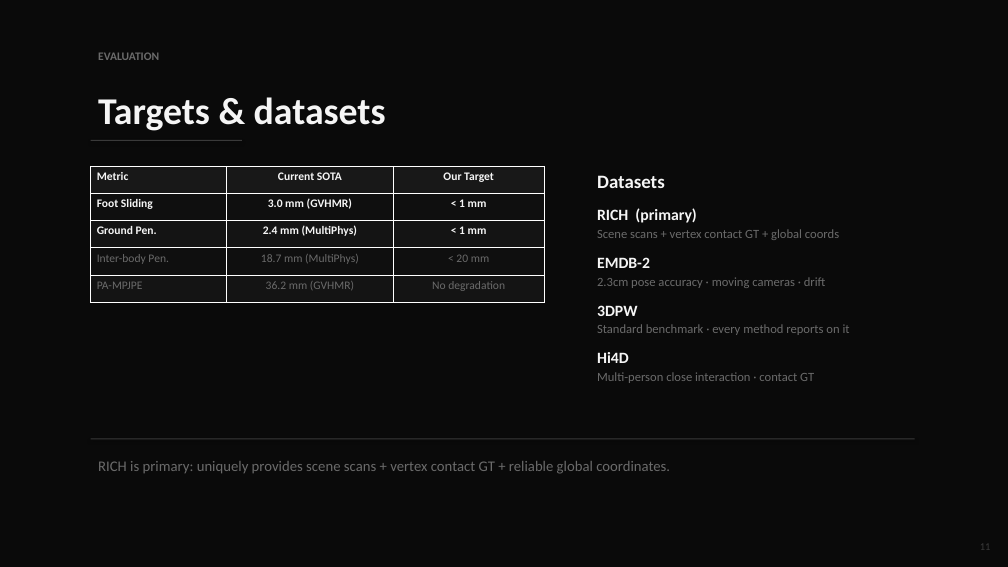
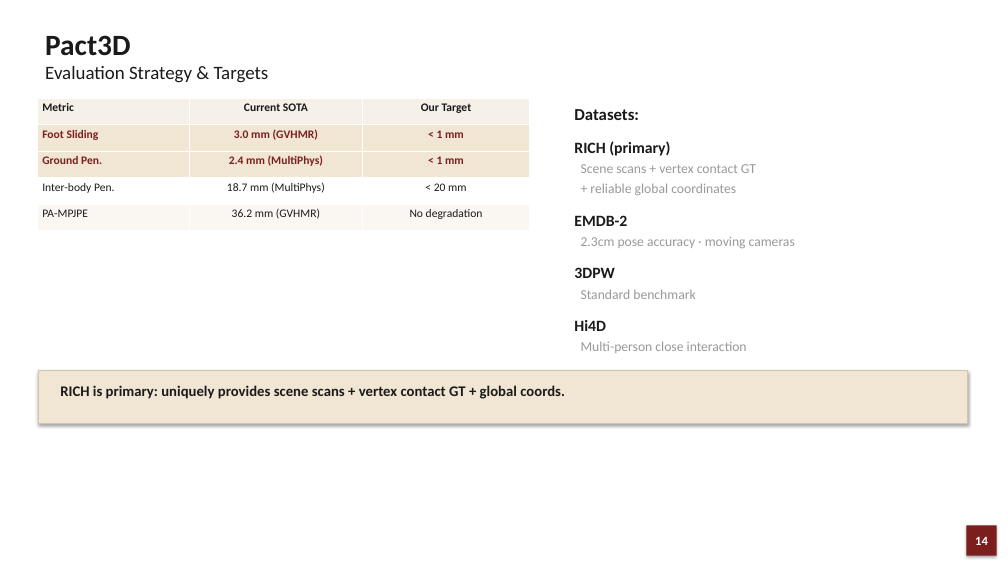
Before and after one commit to JCNTH/Pact3D, a slide deck: slide 14 of Pact3D_Presentation.pptx (slide 11 before the commit). Drawn at 1008x567 pixels with LibreOffice and Linux fonts; fonts in the diff are those of the drawing. Boxes give left, top, right and bottom in pixels: in the first picture for what was removed or moved away, otherwise in the second. Text is boxed around its words. In the diff, an @@ line names an element or a change of style, - is before the commit and + after.

```diff
--- a/Pact3D_Presentation.pptx
+++ b/Pact3D_Presentation.pptx
@@ background #0A0A0A to #FFFFFF @@
@@ text added at [45, 35, 130, 56], 28 pt, text #1A1A1A, bold @@
+Pact3D
@@ text at [45, 66, 269, 83]: text changed; size 11 to 18 pt; text colour #6B6B6B to #1A1A1A; bold off @@
-EVALUATION
+Evaluation Strategy & Targets
@@ table at [38, 98, 529, 231] @@
@@ fill #181818 to #F5F0E8 in row 1 @@
@@ fill #0F0F0F to #F0E6D3 in row 2 @@
@@ fill #141414 to #F0E6D3 in row 3 @@
@@ fill #0F0F0F to #FFFFFF in row 4 @@
@@ fill #141414 to #FAF7F2 in row 5 @@
@@ text colour #F5F5F5 to #1A1A1A in "Metric", "Current SOTA", "Our Target" @@
@@ text colour #F5F5F5 to #7B1E1E in "Foot Sliding", "3.0 mm (GVHMR)", "< 1 mm", "Ground Pen." and 2 more places @@
@@ text colour #6B6B6B to #1A1A1A in "Inter-body Pen.", "18.7 mm (MultiPhys)", "< 20 mm", "PA-MPJPE" and 2 more places @@
@@ table: place and size @@
-table at [91, 166, 544, 302]
+table at [38, 98, 529, 231]
@@ text removed at [98, 97, 386, 131] @@
-Targets & datasets
@@ text "Datasets:": place and size @@
-text "Datasets:" at [597, 175, 850, 383]
+text "Datasets:" at [574, 109, 795, 353]
@@ text at [574, 109, 639, 120]: text changed; size 18 to 16 pt; text colour #F5F5F5 to #1A1A1A @@
-Datasets
+Datasets:
@@ rectangle removed at [91, 140, 242, 141] @@
@@ text at [574, 141, 670, 331]: text colour #F5F5F5 to #1A1A1A in "RICH (primary)", "EMDB-2", "3DPW", "Hi4D"; line spacing 18pt to 19.5pt @@
@@ text at [581, 164, 756, 195]: text changed; size 12 to 13 pt; text colour #6B6B6B to #999999 @@
-Scene scans + vertex contact GT + global coords
+Scene scans + vertex contact GT
++ reliable global coordinates
@@ text at [581, 237, 795, 248]: text changed; size 12 to 13 pt; text colour #6B6B6B to #999999 @@
-2.3cm pose accuracy · moving cameras · drift
+2.3cm pose accuracy · moving cameras
@@ text at [581, 289, 695, 299]: text changed; size 12 to 13 pt; text colour #6B6B6B to #999999 @@
-Standard benchmark · every method reports on it
+Standard benchmark
@@ text at [581, 341, 747, 353]: text changed; size 12 to 13 pt; text colour #6B6B6B to #999999 @@
-Multi-person close interaction · contact GT
+Multi-person close interaction
@@ rectangle: place and size @@
-rectangle at [91, 439, 915, 439]
+rectangle at [38, 371, 968, 423]
@@ rectangle at [38, 371, 968, 423]: fill #3A3A3A to #F0E6D3; outline none to #D4C4A8 0.5 pt @@
@@ text at [60, 385, 565, 399]: text changed; text colour #6B6B6B to #1A1A1A; bold on @@
-RICH is primary: uniquely provides scene scans + vertex contact GT + reliable global coordinates.
+RICH is primary: uniquely provides scene scans + vertex contact GT + global coords.
@@ rectangle added at [966, 526, 997, 556], fill #7B1E1E, 12 pt, text #FFFFFF, bold @@
+14
@@ text removed at [980, 541, 991, 554] @@
-11
```
Also in this commit, not shown: 5 other slides changed, 11 slides added, 10 slides removed, 10 other files.
